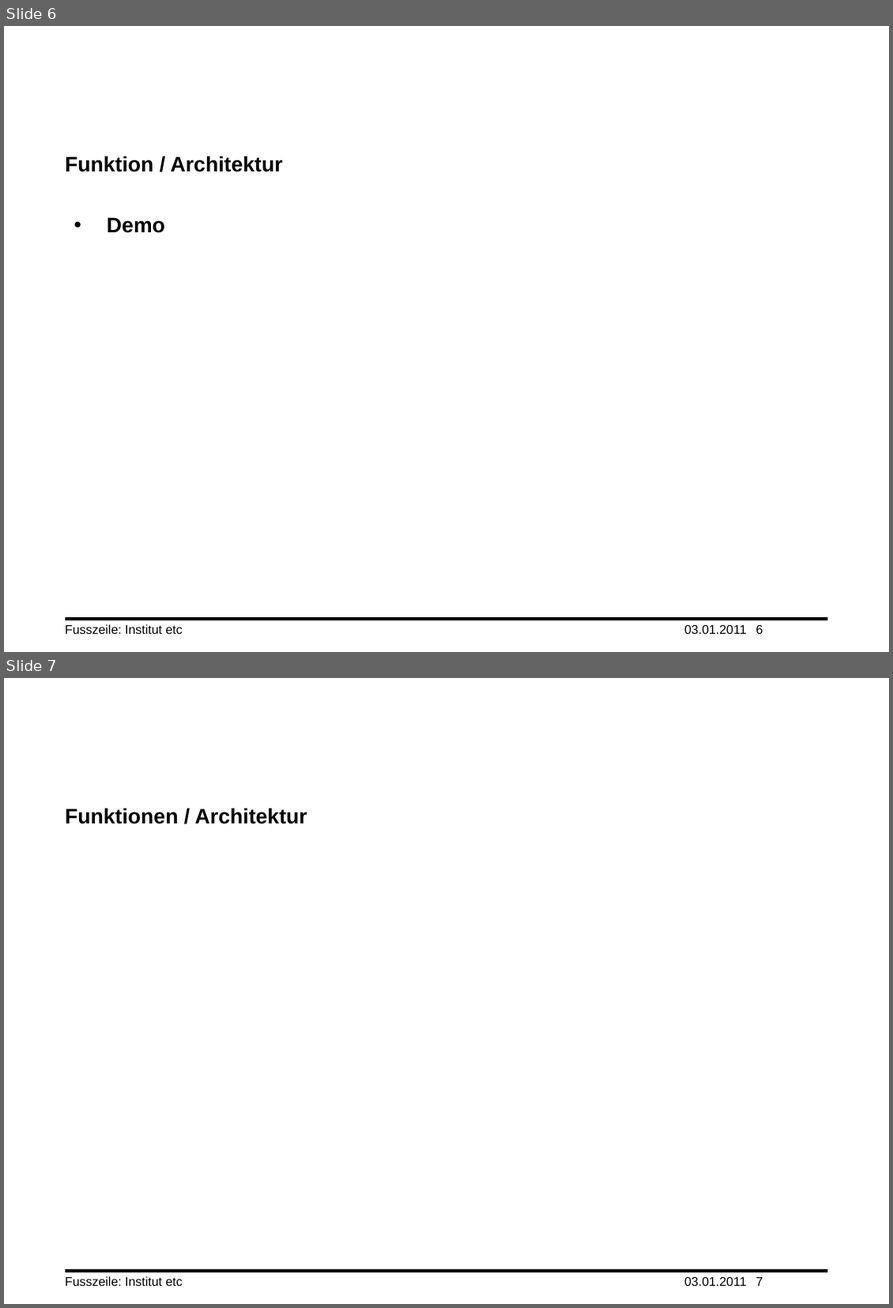
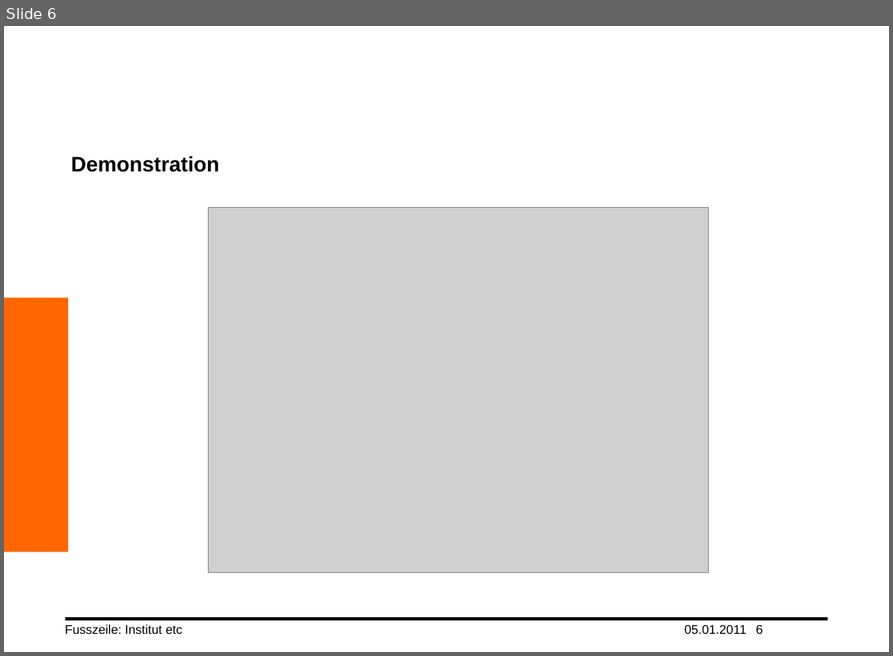
Before and after one commit to yuai/newtonscheaxiom, a slide deck: wiki/truong_xander.pptx. Shown one above the other, each under a label of ours: slides 6 and 7 before the commit, slide 6 after it. The pictures are 893x1308 and 893x656 pixels, drawn with LibreOffice and Linux fonts; fonts in the diff are those of the drawing; grey boxes stand for pictures; background and template pictures are left out. Boxes give left, top, right and bottom in pixels: in the first picture for what was removed or moved away, otherwise in the second. Text is boxed around its words. In the diff, an @@ line names an element or a change of style, - is before the commit and + after.

```diff
--- a/wiki/truong_xander.pptx
+++ b/wiki/truong_xander.pptx
@@ slide 7 removed at (x1=4, y1=678, x2=889, y2=1304), background #FFFFFF; not listed: 1 template element that a slide beside it also shows @@
@@ title removed at (x1=65, y1=808, x2=307, y2=824) @@
-Funktionen / Architektur
@@ text removed at (x1=65, y1=1276, x2=183, y2=1286) @@
-Fusszeile: Institut etc
@@ text removed at (x1=684, y1=1277, x2=747, y2=1286) @@
-03.01.2011
@@ page number removed at (x1=756, y1=1277, x2=763, y2=1286) @@
-7
@@ slide 6 changed as well @@
@@ title at (x1=71, y1=156, x2=220, y2=172): text changed @@
-Funktion / Architektur
+Demonstration
@@ picture added at (x1=209, y1=208, x2=709, y2=573) @@
@@ text removed at (x1=107, y1=217, x2=165, y2=233) @@
-• Demo
@@ rectangle added at (x1=4, y1=298, x2=68, y2=552), fill #FF6600 @@
@@ text at (x1=684, y1=625, x2=747, y2=634): text changed @@
-03.01.2011
+05.01.2011
```
Also in this commit, not shown: 9 other slides changed.
